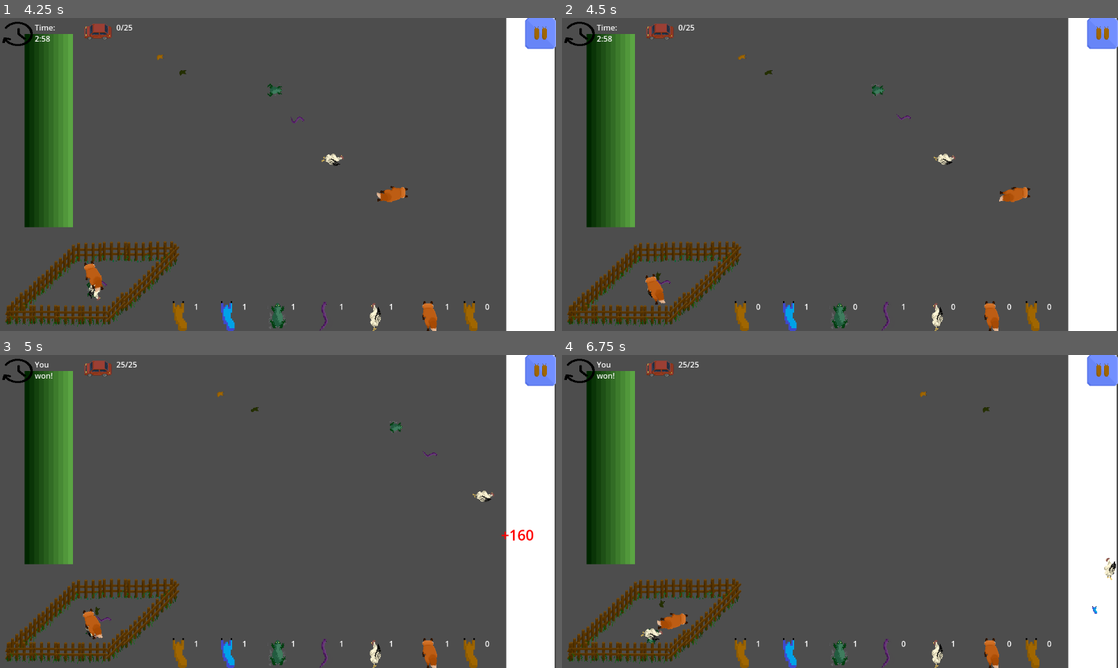
Above: before the commit, frames 1-4 (two rows, left to right).
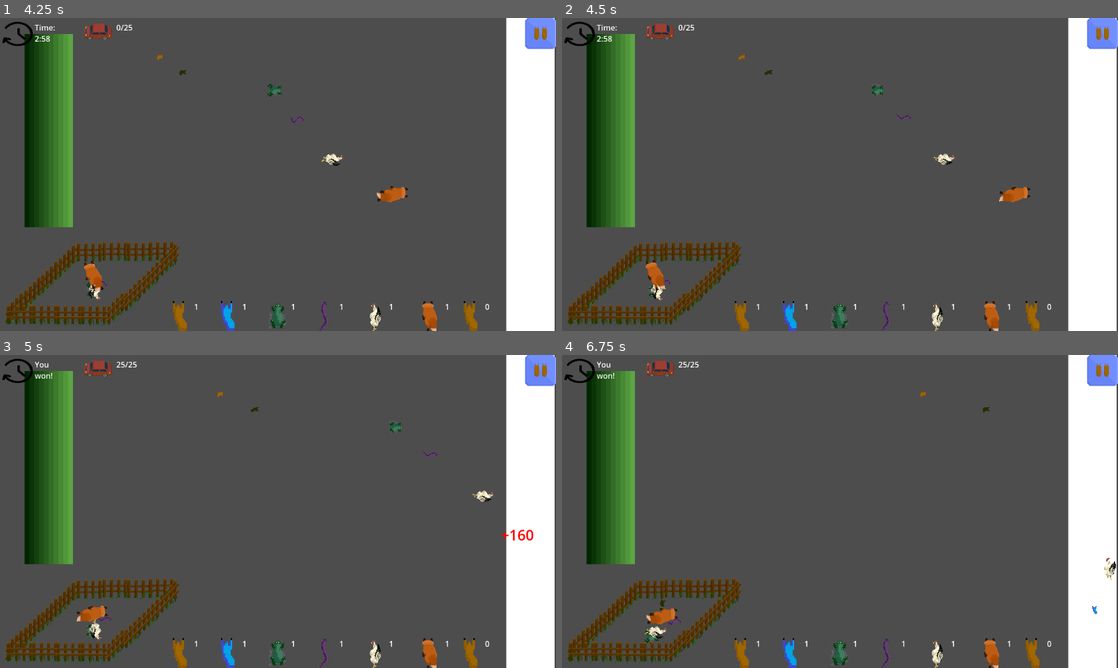
Above: after the commit, the same moments.

Repository: Skyepulse/LudumDare56
Game: Godot game, scene res://Level Scenes/control.tscn
Same seed, same stepped clock (60 frames per second), same inputs: the game is played once before the commit and once after it. The engine's default icon, where the game draws it, is replaced by a stand-in: a white triangle on a blue panel in a dark square.
Inputs (mouse positions are in pixels of both pictures, inside the frame that each line leads up to):
- Up to frame 1 (4.25 s): click (150, 199) at 0.5 s; click (539, 33) at 1.25 s; click "Home" at 2 s; click (150, 199) at 2.75 s; move the mouse to (100, 58) at 3.52 s; click (100, 58) at 3.67 s
- Up to frame 2 (4.5 s): move the mouse to (650, 290) at 4.27 s; click (650, 290) at 4.42 s
- Up to frame 3 (5 s): no input
- Up to frame 4 (6.75 s): move the mouse to (662, 611) at 5.02 s; click (662, 611) at 5.17 s; move the mouse to (650, 633) at 5.77 s; click (650, 633) at 5.92 s; move the mouse to (673, 621) at 6.52 s; click (673, 621) at 6.67 s

Frame 1 is identical in both runs. In frame 2, 0.4% of the frame differs, in the area x 15-81%, y 77-94%; in frame 3, 0.3%; in frame 4, 0.5%, in the area x 14-81%, y 78-94%.

Commit message:
fix dependencies

Diff:
--- a/Level Scenes/Level1.tscn
+++ b/Level Scenes/Level1.tscn
@@ -1,9 +1,9 @@
-[gd_scene load_steps=13 format=3 uid="uid://ipu886jhxmh3"]
+[gd_scene load_steps=15 format=3 uid="uid://ipu886jhxmh3"]
 
 [ext_resource type="PackedScene" uid="uid://4vvxaoggeiqn" path="res://PrefabScenes/vivier.tscn" id="1_1lgaw"]
 [ext_resource type="PackedScene" uid="uid://caicia6cx13ru" path="res://PrefabScenes/predator_spawner.tscn" id="1_34c6p"]
 [ext_resource type="PackedScene" uid="uid://d0h4t8bmmobpp" path="res://Level Scenes/slug.tscn" id="1_qi1dv"]
-[ext_resource type="PackedScene" uid="uid://cik6fhixktwqq" path="res://Level Scenes/pause_menu.tscn" id="1_xjqyx"]
+[ext_resource type="PackedScene" uid="uid://bxhhkulpgydwe" path="res://PrefabScenes/pause_menu.tscn" id="1_xjqyx"]
 [ext_resource type="PackedScene" uid="uid://brxn3wghyn815" path="res://PrefabScenes/winning_line.tscn" id="3_o5yjo"]
 [ext_resource type="PackedScene" uid="uid://s2nwtxsi3sdt" path="res://Level Scenes/toad.tscn" id="4_syjkf"]
 [ext_resource type="PackedScene" uid="uid://yvkon0gr243n" path="res://Level Scenes/snake.tscn" id="5_32qtx"]
@@ -81,7 +81,6 @@
 mouse_filter = 2
 
 [node name="PauseMenu" parent="CanvasLayer" instance=ExtResource("1_xjqyx")]
-mouse_filter = 1
 
 [node name="Throw Area" parent="." instance=ExtResource("11_aoj50")]
 position = Vector2(104, 234)
--- /dev/null
+++ b/Level Scenes/win_screen.tscn
@@ -0,0 +1,95 @@
+[gd_scene load_steps=4 format=3 uid="uid://2pt1cxdrak6g"]
+
+[ext_resource type="Script" path="res://Level Scenes/win_screen.gd" id="1_5cqks"]
+[ext_resource type="FontFile" path="res://fonts/fs-a-pixel-away.ttf" id="2_5p3a8"]
+[ext_resource type="FontFile" path="res://fonts/pixhobo.ttf" id="3_1nukb"]
+
+[node name="WinScreen" type="Control"]
+layout_mode = 3
+anchors_preset = 15
+anchor_right = 1.0
+anchor_bottom = 1.0
+grow_horizontal = 2
+grow_vertical = 2
+script = ExtResource("1_5cqks")
+
+[node name="ColorRect" type="ColorRect" parent="."]
+layout_mode = 1
+anchors_preset = 15
+anchor_right = 1.0
+anchor_bottom = 1.0
+grow_horizontal = 2
+grow_vertical = 2
+color = Color(0.101813, 0.230543, 0.28611, 1)
+
+[node name="RichTextLabel2" type="RichTextLabel" parent="."]
+layout_mode = 0
+offset_left = 423.0
+offset_top = 75.0
+offset_right = 1079.0
+offset_bottom = 406.0
+theme_override_colors/default_color = Color(0.611254, 0.359404, 0, 1)
+theme_override_fonts/normal_font = ExtResource("2_5p3a8")
+theme_override_font_sizes/normal_font_size = 40
+text = "YOU WIN!"
+fit_content = true
+scroll_active = false
+shortcut_keys_enabled = false
+
+[node name="MarginContainer" type="MarginContainer" parent="."]
+custom_minimum_size = Vector2(10, 10)
+layout_mode = 1
+anchors_preset = 8
+anchor_left = 0.5
+anchor_top = 0.5
+anchor_right = 0.5
+anchor_bottom = 0.5
+offset_left = -64.0
+offset_top = -79.5
+offset_right = 64.0
+offset_bottom = 79.5
+grow_horizontal = 2
+grow_vertical = 2
+scale = Vector2(0.9, 0.9)
+
+[node name="VBoxContainer" type="VBoxContainer" parent="MarginContainer"]
+layout_mode = 2
+
+[node name="MarginContainer2" type="MarginContainer" parent="MarginContainer/VBoxContainer"]
+custom_minimum_size = Vector2(10, 40)
+layout_mode = 2
+
+[node name="HBoxContainer" type="HBoxContainer" parent="MarginContainer/VBoxContainer"]
+layout_mode = 2
+size_flags_vertical = 3
+focus_neighbor_top = NodePath("../RichTextLabel")
+theme_override_constants/separation = 10
+alignment = 1
+
+[node name="Replay" type="Button" parent="MarginContainer/VBoxContainer/HBoxContainer"]
+layout_mode = 2
+theme_override_fonts/font = ExtResource("3_1nukb")
+text = "Replay"
+
+[node name="NextLevel" type="Button" parent="MarginContainer/VBoxContainer/HBoxContainer"]
+layout_mode = 2
+theme_override_fonts/font = ExtResource("3_1nukb")
+text = "Next "
+icon_alignment = 1
+
+[node name="Home" type="Button" parent="MarginContainer/VBoxContainer/HBoxContainer"]
+layout_mode = 2
+theme_override_fonts/font = ExtResource("3_1nukb")
+text = "Home"
+
+[node name="RichTextLabel" type="RichTextLabel" parent="MarginContainer/VBoxContainer"]
+layout_mode = 2
+size_flags_vertical = 3
+bbcode_enabled = true
+text = "A game by MATELOU & co"
+fit_content = true
+tab_size = 6
+
+[connection signal="pressed" from="MarginContainer/VBoxContainer/HBoxContainer/Replay" to="." method="replay"]
+[connection signal="pressed" from="MarginContainer/VBoxContainer/HBoxContainer/NextLevel" to="." method="go_to_next"]
+[connection signal="pressed" from="MarginContainer/VBoxContainer/HBoxContainer/Home" to="." method="go_home"]
--- a/Level Scenes/pause_menu.tscn
+++ b/PrefabScenes/pause_menu.tscn
@@ -1,7 +1,8 @@
-[gd_scene load_steps=6 format=3 uid="uid://cik6fhixktwqq"]
+[gd_scene load_steps=7 format=3 uid="uid://bxhhkulpgydwe"]
 
 [ext_resource type="Script" path="res://Scripts/pause_menu.gd" id="1_tw5my"]
 [ext_resource type="Shader" path="res://Level Scenes/blurr.gdshader" id="2_p2h16"]
+[ext_resource type="FontFile" path="res://fonts/fs-a-pixel-away.ttf" id="3_ragyt"]
 [ext_resource type="Texture2D" uid="uid://c1t75d2fsxr1e" path="res://Sprites/level_box_2.png" id="3_tk813"]
 [ext_resource type="Texture2D" uid="uid://2wj8ge4j4r8" path="res://Sprites/level_box_2_fonce.png" id="4_o8exn"]
 
@@ -50,11 +51,13 @@
 [node name="Resume" type="Button" parent="Menu/hiddenMenu/VBoxContainer"]
 custom_minimum_size = Vector2(64, 45)
 layout_mode = 2
+theme_override_fonts/font = ExtResource("3_ragyt")
 text = "Resume"
 
 [node name="Home" type="Button" parent="Menu/hiddenMenu/VBoxContainer"]
 custom_minimum_size = Vector2(64, 45)
 layout_mode = 2
+theme_override_fonts/font = ExtResource("3_ragyt")
 text = "Home"
 
 [node name="PauseButton" type="TextureButton" parent="."]
--- a/Scripts/winningLine.gd
+++ b/Scripts/winningLine.gd
@@ -12,9 +12,9 @@
 }
 
 enum GameState {
-    WIN,
-    LOSE,
-    PLAYING
+	WIN,
+	LOSE,
+	PLAYING
 }
 
 # Singleton
@@ -34,79 +34,79 @@
 var timer: Timer = null
 
 var time_left: float:
-    get: return timer.time_left
+	get: return timer.time_left
 
 var has_won: bool = false
 var has_lost: bool = false
 
 func _ready():
-    #Singleton
-    if instance == null:
-        instance = self
-    else:
-        queue_free()
+	#Singleton
+	if instance == null:
+		instance = self
+	else:
+		queue_free()
 
-    area2D.body_entered.connect(on_body_entered)
+	area2D.body_entered.connect(on_body_entered)
 
-    # Debug signals
-    points_added.connect(debug_points)
-    win.connect(debug_winner)
-    lose.connect(debug_loser)
+	# Debug signals
+	points_added.connect(debug_points)
+	win.connect(debug_winner)
+	lose.connect(debug_loser)
 
-    timer = Timer.new()
-    timer.set_wait_time(time_to_win)
-    timer.set_one_shot(true)
-    timer.timeout.connect(check_win)
-    add_child(timer)
-    timer.start()
+	timer = Timer.new()
+	timer.set_wait_time(time_to_win)
+	timer.set_one_shot(true)
+	timer.timeout.connect(check_win)
+	add_child(timer)
+	timer.start()
 
 func _process(_delta):
-    pass
+	pass
 
 func on_body_entered(body: Node):
-    if body is Animal:
-        add_points((body as Animal))
-        emit_signal("points_added")
+	if body is Animal:
+		add_points((body as Animal))
+		emit_signal("points_added")
 
 func add_points(animal: Animal):
-    if has_won or has_lost:
-        return
-    total_current_points += points[animal.type]
-    animal.spawn_floating_label(points[animal.type], animal.position)
-    check_win()
+	if has_won or has_lost:
+		return
+	total_current_points += points[animal.type]
+	animal.spawn_floating_label(points[animal.type], animal.position)
+	check_win()
 
 func check_win():
-    if total_current_points >= total_needed_points:
-        has_won = true
-        timer.stop()
-        emit_signal("win")
-    elif time_left > 0:
-        return
-    else:
-        has_lost = true
-        timer.stop()
-        emit_signal("lose")
+	if total_current_points >= total_needed_points:
+		has_won = true
+		timer.stop()
+		emit_signal("win")
+	elif time_left > 0:
+		return
+	else:
+		has_lost = true
+		timer.stop()
+		emit_signal("lose")
 
 func debug_points():
-    pass
-    #print("Total points: ", total_current_points)
-    #print("Time left: ", time_left)
-    #print("Has won: ", has_won)
-    #print("Total needed points: ", total_needed_points)
-    #print("Time to win: ", time_to_win)
+	pass
+	#print("Total points: ", total_current_points)
+	#print("Time left: ", time_left)
+	#print("Has won: ", has_won)
+	#print("Total needed points: ", total_needed_points)
+	#print("Time to win: ", time_to_win)
 
 func debug_loser():
-    #print("You lost!")
-    pass
+	#print("You lost!")
+	pass
 
 func debug_winner():
-    #print("You won!")
-    pass
+	#print("You won!")
+	pass
 
 func get_game_state() -> GameState:
-    if has_won:
-        return GameState.WIN
-    elif has_lost:
-        return GameState.LOSE
-    else:
-        return GameState.PLAYING
+	if has_won:
+		return GameState.WIN
+	elif has_lost:
+		return GameState.LOSE
+	else:
+		return GameState.PLAYING
Not shown: 1 places in Level Scenes/Level1.tscn that only renumber resources
